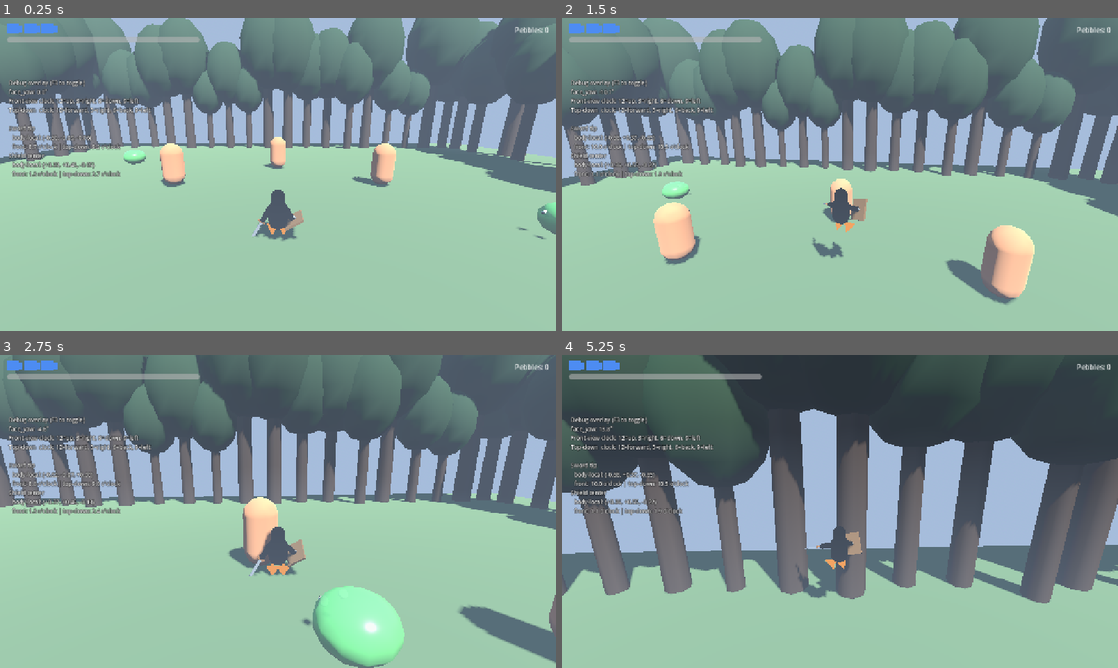
Above: before the commit, frames 1-4 (two rows, left to right).
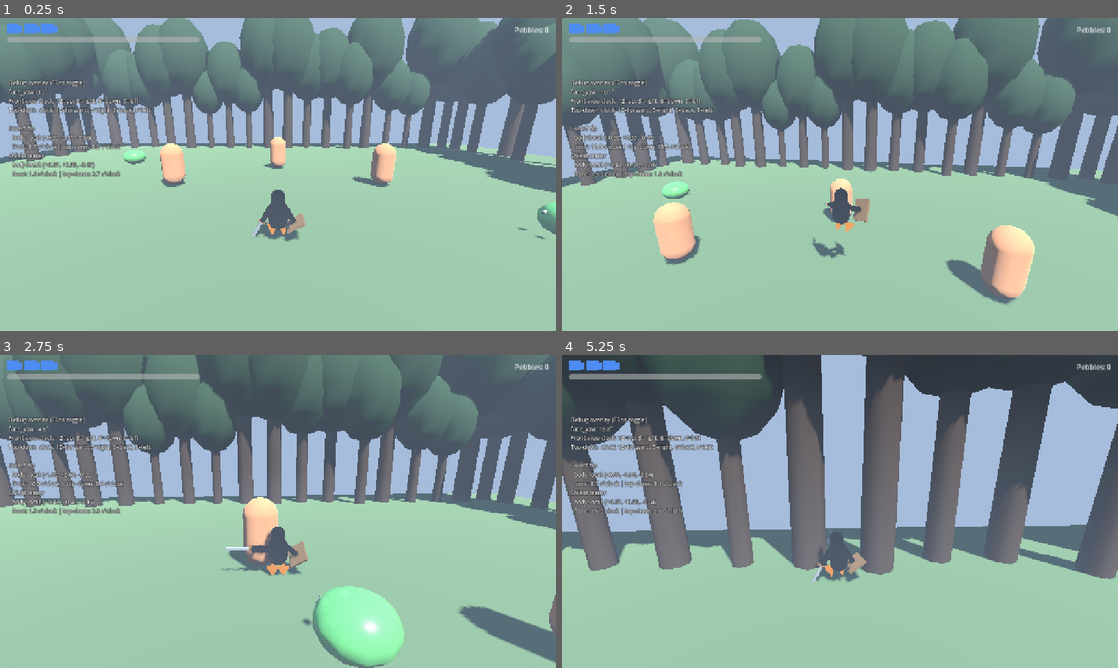
Above: after the commit, the same moments.

Repository: ruapotato/The-Legend-of-Tux
Game: Godot game, scene res://scenes/main.tscn
Same seed, same stepped clock (60 frames per second), same inputs: the game is played once before the commit and once after it.
Inputs (mouse positions are in pixels of both pictures, inside the frame that each line leads up to):
- Up to frame 1 (0.25 s): no input
- Up to frame 2 (1.5 s): tap Enter at 0.5 s; move the mouse to (867, 174) at 0.52 s; press the mouse at (867, 174) at 0.53 s; hold W (move_forward) from 0.53 s (still down); tap Space (jump) at 0.77, 1.07 s; right-click (867, 174) at 0.8 s; move the mouse to (812, 174) at 1.27 s; release the mouse at (812, 174) at 1.28 s; right-click (812, 174) at 1.35 s
- Up to frame 3 (2.75 s): keep holding W (move_forward); tap Space (jump) at 1.52, 1.55, 1.82, 2.1 s; move the mouse to (289, 505) at 2.02 s; press the mouse at (289, 505) at 2.03 s
- Up to frame 4 (5.25 s): keep holding W (move_forward); move the mouse to (834, 517) at 2.77 s; release the mouse at (834, 517) at 2.78 s; click (834, 517) at 2.85 s; tap Space (jump) at 3.02, 3.32, 3.77, 3.8, 4.07, 4.52, 4.82 s; right-click (834, 517) at 3.05 s; move the mouse to (878, 514) at 3.52 s; tap Ctrl (roll) at 3.6 s; move the mouse to (795, 508) at 4.27 s; right-click (795, 508) at 4.35 s; click (795, 508) at 4.55 s; move the mouse to (845, 511) at 5.02 s; hold Shift (sprint) from 5.03 s (still down)

The runs differ from the first frame. In frame 1, 0.2% of the frame differs, in the area x 6-55%, y 46-72%; in frame 2, 0.2%; in frame 3, 0.6%; in frame 4, 46%, in the area x 0-100%, y 0-80%.

Commit message:
Fix block hitbox crash, shield orientation, charge angle, hop height
- enemy_blob._set_state: monitoring toggled via set_deferred so the
  player→shield→knockback→HURT chain doesn't trip Godot's
  in/out-signal guard on the attack hitbox

- SHIELD_LOCAL flipped from Rx(-π/2) to Rx(+π/2) — the previous sign
  was showing the BACK of the shield (boss on the wrong side); now
  the boss-decorated front actually faces the enemy when blocking

- Shield arm Y dialed back from +1.0 to +0.5 (was overshooting to
  the 10-11 o'clock area)

- Charge end pose Z = π/2 instead of π/6 — sword extends straight
  to the side, perpendicular to the spine, no downward slope

- _act_jump_attack now uses gravity with a descent cap instead of
  pinning vel.y to a constant. Initial upward momentum (the
  shield→attack hop) carries through as a real arc; previously the
  forced -8.5 immediately squashed any rise

- Shield jump-slash impulse bumped from 0.55× to 0.9× a full jump,
  so it actually leaves the ground instead of booping

Co-Authored-By: Claude Opus 4.7 (1M context) <noreply@anthropic.com>

Diff:
--- a/godot/scripts/enemy_blob.gd
+++ b/godot/scripts/enemy_blob.gd
@@ -158,7 +158,11 @@
     state = new_state
     state_time = 0.0
     if state != State.ATTACK:
-        attack_hitbox.monitoring = false
+        # Deferred — _set_state can be called inside the attack hitbox's
+        # body_entered signal (player blocks → get_knockback → HURT),
+        # and Godot disallows toggling monitoring during the in/out
+        # signal of that very Area3D.
+        attack_hitbox.set_deferred("monitoring", false)
     # Audio cues for state transitions worth hearing.
     if state == State.CHASE and prev == State.IDLE:
         SoundBank.play_3d("blob_alert", global_position)
--- a/godot/scripts/tux_anim.gd
+++ b/godot/scripts/tux_anim.gd
@@ -177,7 +177,8 @@
 # pushes it further out toward the shoulder (3 o'clock and beyond).
 func _pose_block(_t: float, phase: float) -> void:
     var p: float = clamp(phase, 0.0, 1.0)
-    _rot(bones.get("arm_l"), Vector3(-1.65 * p - 0.05, 1.0 * p, -0.05 * p))
+    # Y=+1.0 overshot to 10-11 o'clock; +0.5 brings it to roughly 12.
+    _rot(bones.get("arm_l"), Vector3(-1.65 * p - 0.05, 0.5 * p, -0.05 * p))
     _rot(bones.get("arm_r"), Vector3(-0.4, -0.2, 0.6))
     _rot(bones.get("torso"), Vector3(0.05, 0.05, 0))
     _rot(bones.get("head"),  Vector3(0.05, -0.1, 0))
@@ -234,10 +235,9 @@
 func _pose_charging(t: float, full: bool) -> void:
     var blend: float = clamp(t / 0.18, 0.0, 1.0)
     var arm_r_start := Vector3(-1.5, 0.6, 0.15)        # swing end
-    # PI/6 corresponds to 7 o'clock on the front-view clock (12 = up,
-    # 3 = right, 6 = down, 9 = left). Use the F3 debug overlay to verify
-    # the actual angle on screen against where the user wants it.
-    var arm_r_end   := Vector3(0.0, 0.0, PI / 6)
+    # PI/2 = 9 o'clock on the front-view clock — sword extended STRAIGHT
+    # to the side, perpendicular to the spine (90° from vertical).
+    var arm_r_end   := Vector3(0.0, 0.0, PI / 2)
     var arm_r_now: Vector3 = arm_r_start.lerp(arm_r_end, blend)
     if full:
         var tremor: float = sin(t * 30.0) * 0.04
--- a/godot/scripts/tux_player.gd
+++ b/godot/scripts/tux_player.gd
@@ -61,11 +61,12 @@
     var arm_r: Node3D = bones["arm_r"]
     var arm_l: Node3D = bones["arm_l"]
     var SWORD_LOCAL := Transform3D(Basis.IDENTITY, Vector3(-0.07, -0.32, 0))
-    # Shield rotated -90° around X so the broad face is perpendicular to
-    # the wing's length axis — when arm_l rotates forward to block, the
-    # broad face ends up pointing toward the enemy instead of being
-    # flush against the wing.
-    var SHIELD_LOCAL := Transform3D(Basis(Vector3(1, 0, 0), -PI / 2), Vector3(0.07, -0.30, 0))
+    # Shield rotated +90° around X. With arm_l lifted forward (Rx ≈ -π/2)
+    # in the block pose, this makes the boss-decorated FRONT of the
+    # shield point at the enemy (body -Z) and the 0.50m dimension stand
+    # vertical. Earlier the rotation sign was flipped, which had the
+    # back of the shield facing the enemy.
+    var SHIELD_LOCAL := Transform3D(Basis(Vector3(1, 0, 0), PI / 2), Vector3(0.07, -0.30, 0))
     remove_child(sword)
     arm_r.add_child(sword)
     sword.transform = SWORD_LOCAL
--- a/godot/scripts/tux_state.gd
+++ b/godot/scripts/tux_state.gd
@@ -367,30 +367,32 @@
 # camera-relative input (or current facing) so the strike commits to a
 # direction. Lateral input is ignored — only forward/back stick adjusts
 # the constant forward push, so you can't slide sideways mid-strike.
-# Fall is slower than terminal so the swing reads in the air; combined
-# with the forward push you land a step ahead of your launch point.
+# Vertical motion uses normal gravity but caps the descent speed at
+# JUMP_ATTACK_FALL_VEL — this lets initial upward momentum (the small
+# hop from shield→attack) carry through as a natural arc instead of
+# getting squashed flat by a forced constant downward velocity.
 func _act_jump_attack(_delta: float) -> bool:
     hit_window_active = true
 
     if action_time == 0.0:
-        # Commit to the direction the player is steering toward, falling
-        # back to current facing when the stick is neutral.
         var stick_dir := _stick_to_world_dir()
         if stick_dir.length() > 0.1:
             face_yaw = atan2(-stick_dir.x, -stick_dir.z)
 
     var fwd := Vector3(-sin(face_yaw), 0.0, -cos(face_yaw))
     var fwd_speed: float = JUMP_ATTACK_FWD_SPEED
-    # Forward stick adds a touch more push; backward stick reduces it.
-    # Stick-X is intentionally ignored — once you commit to the strike,
-    # you can't crab sideways.
     if input_stick.y < -0.2:
         fwd_speed *= 1.5
     elif input_stick.y > 0.2:
         fwd_speed *= 0.5
     vel.x = fwd.x * fwd_speed
     vel.z = fwd.z * fwd_speed
-    vel.y = JUMP_ATTACK_FALL_VEL
+    # Apply gravity with a descent cap so the strike still reads as
+    # "committed downward" once you crest, but a hop into the strike
+    # actually rises first.
+    vel.y -= GRAVITY * _step_delta
+    if vel.y < JUMP_ATTACK_FALL_VEL:
+        vel.y = JUMP_ATTACK_FALL_VEL
 
     _request_anim(ANIM_JUMP_ATTACK, 1.0)
     if is_on_floor and action_time > 0.05:
@@ -637,9 +639,10 @@
     if get_stamina.call() < COST_JUMP_ATTACK:
         return false
     spend_stamina.call(COST_JUMP_ATTACK)
-    # Small lift; the JUMP_ATTACK action's forward push will commit Tux
-    # forward through the strike.
-    vel.y = JUMP_IMPULSE * 0.55
+    # Real hop now that JUMP_ATTACK applies gravity instead of pinning
+    # vel.y; 90% of a full jump impulse gives a satisfying leap into
+    # the strike without overshooting.
+    vel.y = JUMP_IMPULSE * 0.9
     return set_action(ACT_JUMP_ATTACK)
 
 
